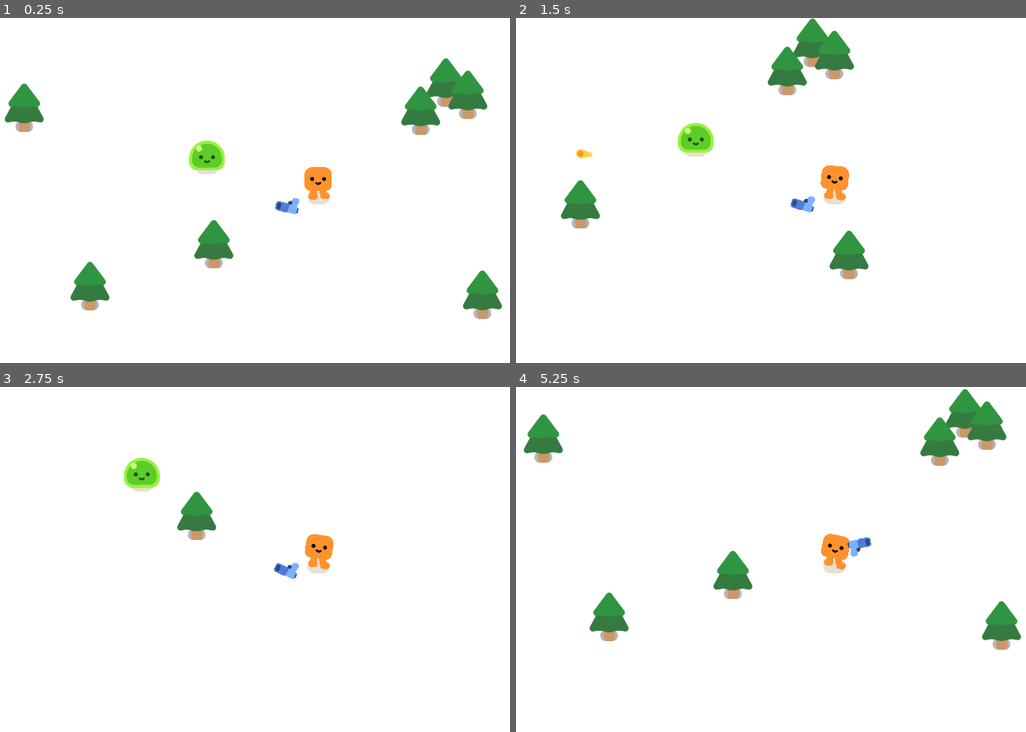
Above: before the commit, frames 1-4 (two rows, left to right).
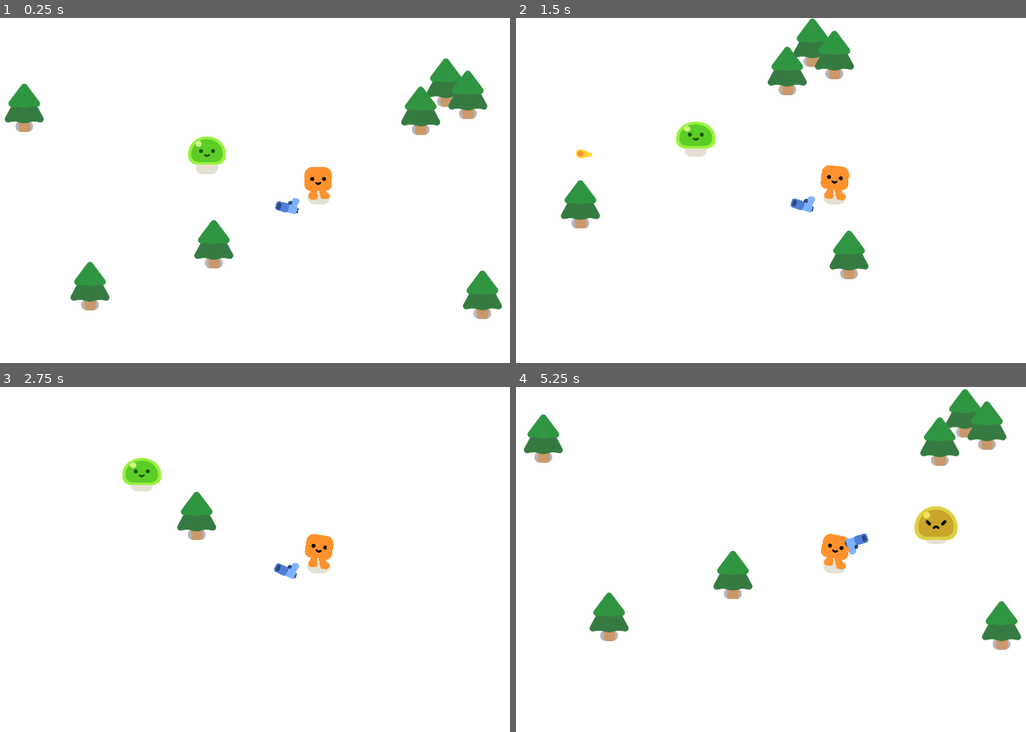
Above: after the commit, the same moments.

Repository: MiseHinoha/survivors-like-practice
Game: Godot game, scene res://survivors_game.tscn
Two runs of this game, one before a commit and one after it. Both use one fixed random seed, a clock stepped at 60 frames per second and the inputs below.
Inputs:
- Up to frame 1 (0.25 s): no input
- Up to frame 2 (1.5 s): hold D (move_right) 0.53-1.28 s; hold S (move_down) from 1.28 s (still down)
- Up to frame 3 (2.75 s): release S (move_down) at 2.03 s; hold D (move_right) from 2.03 s (still down)
- Up to frame 4 (5.25 s): release D (move_right) at 2.78 s; hold W (move_up) 2.78-3.53 s; hold A (move_left) 3.53-5.03 s; hold S (move_down) from 5.03 s (still down)

The runs differ from the first frame. In frame 1, 0.4% of the frame differs, in the area x 36-45%, y 34-45%; in frame 2, 0.3%; in frame 3, 0.2%; in frame 4, 0.9%, in the area x 64-87%, y 34-50%.

Commit message:
增加怪物移动动画和受到伤害动画

Diff:
--- a/mob.gd
+++ b/mob.gd
@@ -1,9 +1,12 @@
 extends CharacterBody2D
 
 @export var speed = 300.0
-@export var health = 3
+@export var max_health = 5
 
 @onready var player = get_node("/root/Game/Player")	# onready等同于放进ready函数中
+
+func _ready():
+	%Slime.play_walk()
 
 func _physics_process(delta):
 	var direction = global_position.direction_to(player.global_position)
@@ -11,8 +14,9 @@
 	move_and_slide()
 
 func take_damage():
-	health -= 1
+	max_health -= 1
+	%Slime.play_hurt()
 
 	# 判断角色血量
-	if health == 0:
+	if max_health == 0:
 		queue_free()
--- a/mob.tscn
+++ b/mob.tscn
@@ -11,6 +11,7 @@
 script = ExtResource("1_gad7s")
 
 [node name="Slime" parent="." instance=ExtResource("1_5blua")]
+unique_name_in_owner = true
 
 [node name="CollisionShape2D" type="CollisionShape2D" parent="."]
 position = Vector2(0, -30)
